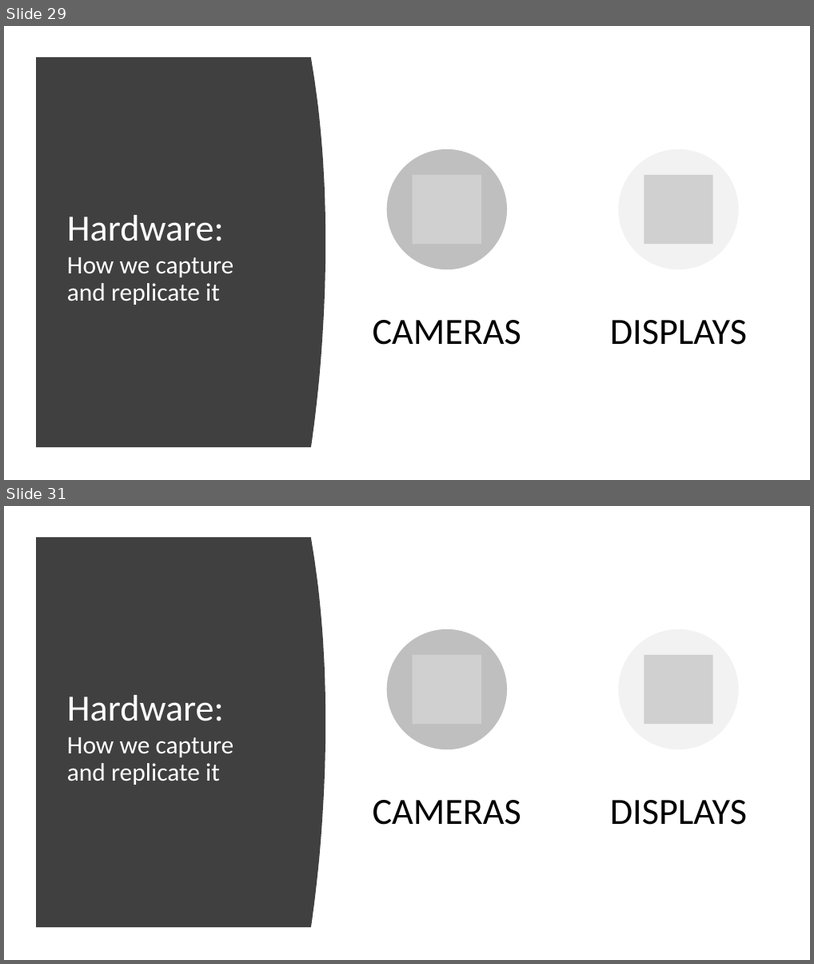
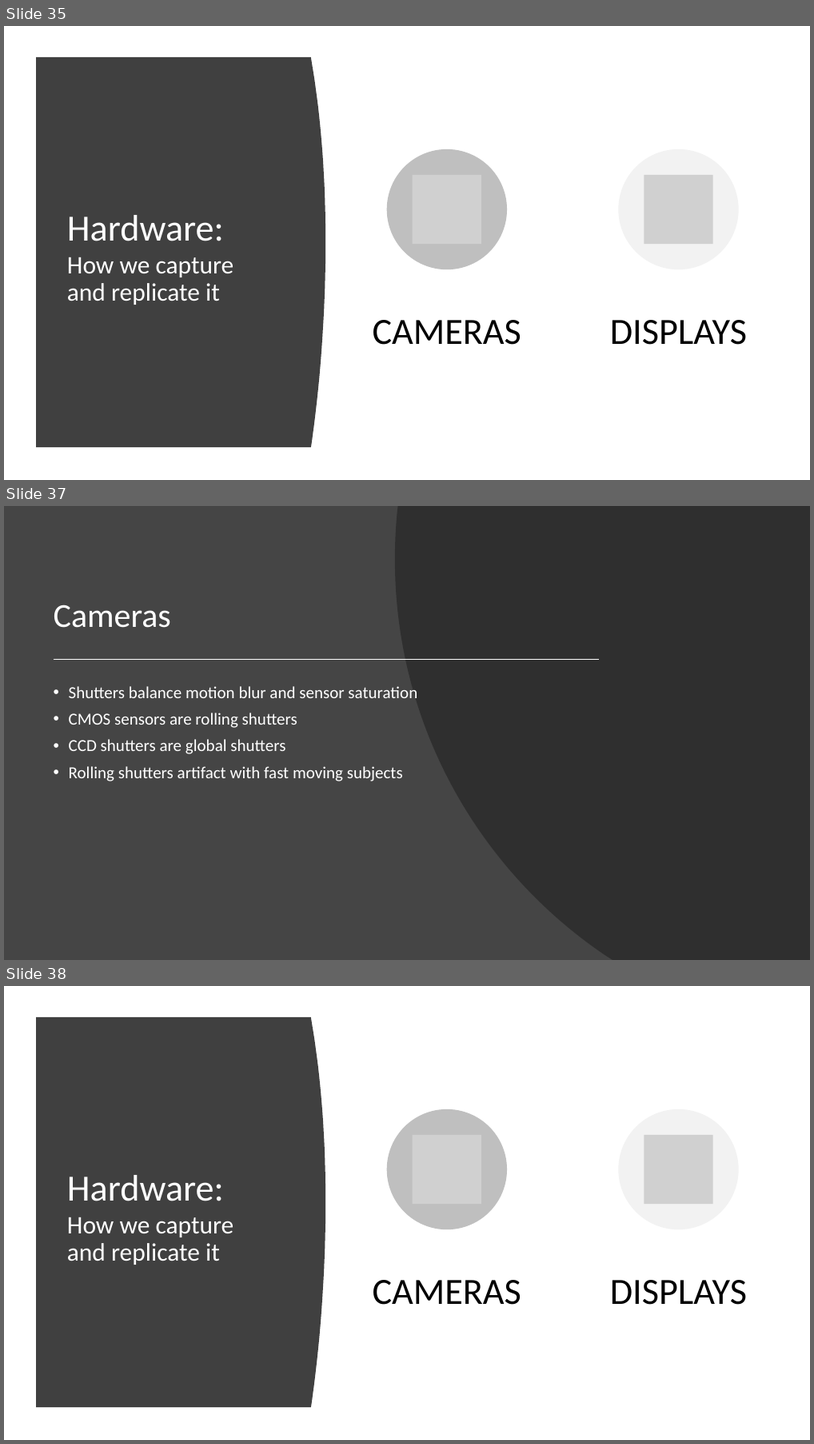
Before and after one commit to beck-peterson/cg2, a slide deck: Computer Graphics Chapter 4 Presentation.pptx. Shown one above the other, each under a label of ours: slides 29 and 31 before the commit, slides 35, 37 and 38 after it; the slides between them are not shown. The pictures are 814x964 and 814x1444 pixels, drawn with LibreOffice and Linux fonts; fonts in the diff are those of the drawing; grey boxes stand for pictures. Boxes give left, top, right and bottom in pixels: in the first picture for what was removed or moved away, otherwise in the second. Text is boxed around its words. In the diff, an @@ line names an element or a change of style, - is before the commit and + after.

```diff
--- a/Computer Graphics Chapter 4 Presentation.pptx
+++ b/Computer Graphics Chapter 4 Presentation.pptx
@@ slide 37 added at <box>4,506,810,960</box>, background #454545 @@
@@ freeform shape added at <box>395,506,810,960</box>, fill #262626 at 70% opacity @@
@@ title added at <box>54,605,171,628</box>, 40 pt, text #FFFFFF @@
+Cameras
@@ line added from (55, 659) to (599, 659), #FFFFFF 1.5 pt @@
@@ text added at <box>69,686,418,781</box>, 20 pt, text #FFFFFF @@
+• Shutters balance motion blur and sensor saturation
+• CMOS sensors are rolling shutters
+• CCD shutters are global shutters
+• Rolling shutters artifact with fast moving subjects
@@ what was slide 29 is now slide 35 @@
@@ what was slide 31 is now slide 38 @@
```
Also in this commit, not shown: 3 slides changed, 11 other slides added, 5 slides removed.
